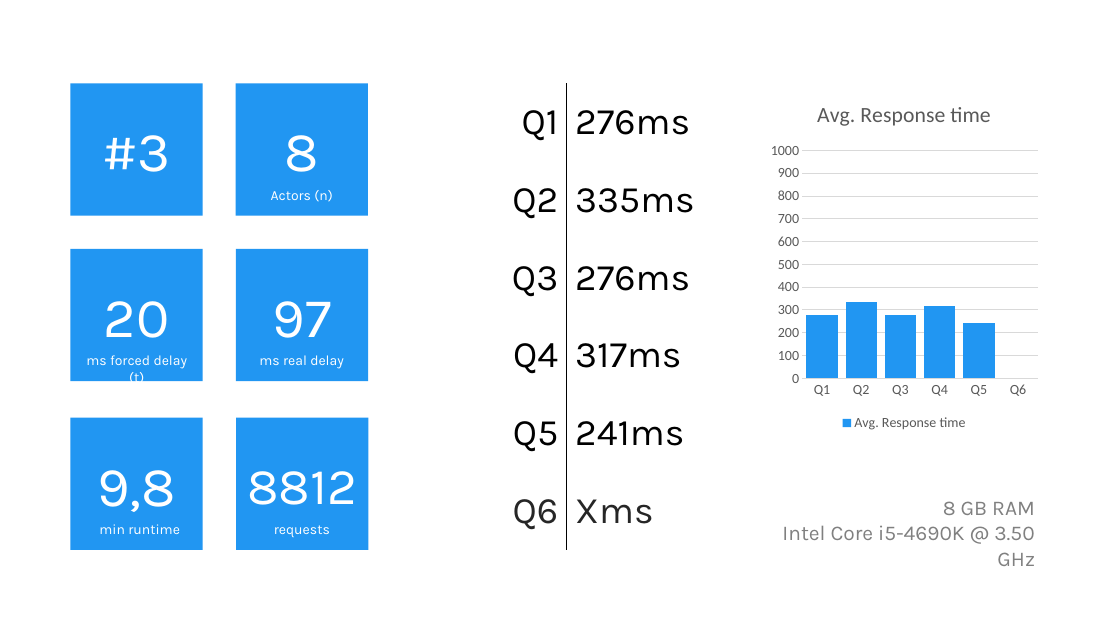
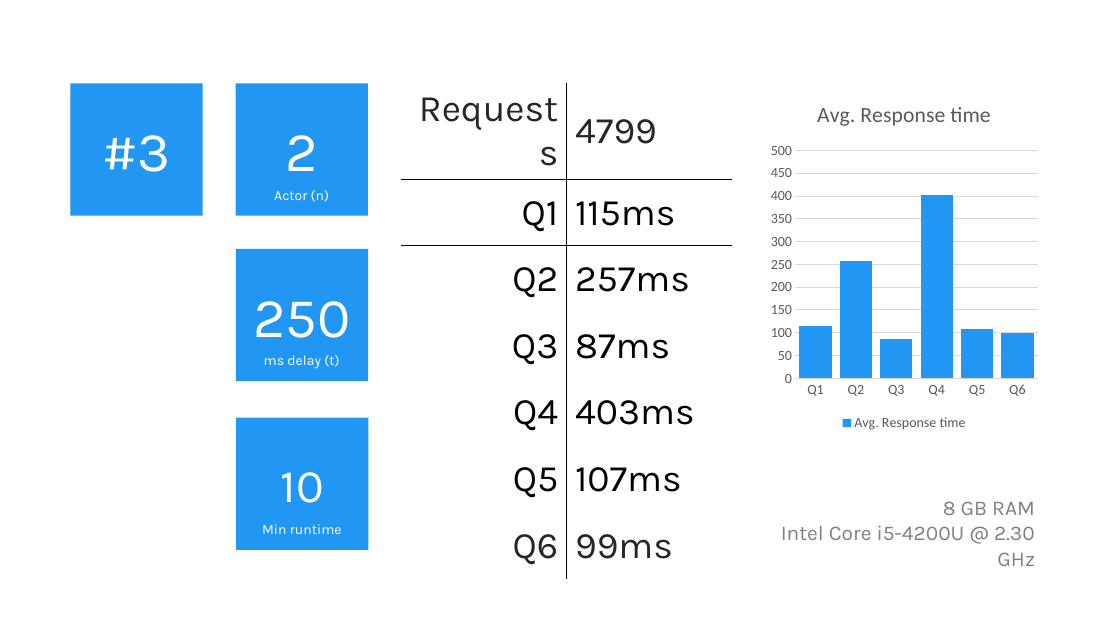
Before and after one commit to elordin/dbs, a slide deck: slide 3 of u07/Results.pptx. Drawn at 1120x630 pixels with LibreOffice and Linux fonts; fonts in the diff are those of the drawing. Boxes give left, top, right and bottom in pixels: in the first picture for what was removed or moved away, otherwise in the second. Text is boxed around its words. In the diff, an @@ line names an element or a change of style, - is before the commit and + after.

```diff
--- a/u07/Results.pptx
+++ b/u07/Results.pptx
@@ table at [402,83,733,569] @@
-row 1: Q1 | 276ms
-row 2: Q2 | 335ms
-row 3: Q3 | 276ms
-row 4: Q4 | 317ms
-row 5: Q5 | 241ms
-row 6: Q6 | Xms
+row 1: Requests | 4799
+row 2: Q1 | 115ms
+row 3: Q2 | 257ms
+row 4: Q3 | 87ms
+row 5: Q4 | 403ms
+row 6: Q5 | 107ms
+row 7: Q6 | 99ms
@@ column chart at [765,83,1044,434] @@
-Avg. Response time: 280, 340, 280, 320, 240, -
+Avg. Response time: 120, 260, 90, 400, 110, 100
@@ value axis changed @@
@@ text in rectangle at [285,135,317,171]: text changed @@
-8
+2
@@ text at [274,190,329,202]: text changed @@
-Actors (n)
+Actor (n)
@@ rectangle removed at [71,249,202,381] @@
-20
@@ text in rectangle at [253,301,350,338]: text changed @@
-97
+250
@@ text removed at [86,355,188,386] @@
-ms forced delay (t)
@@ text at [264,355,339,369]: text changed @@
-ms real delay
+ms delay (t)
@@ rectangle removed at [71,418,202,549] @@
-9,8
@@ text in rectangle at [281,472,324,503]: text changed; size 44 to 40 pt @@
-8812
+10
@@ text at [262,524,342,534]: text changed @@
-min runtime
+Min runtime
@@ text removed at [274,525,330,537] @@
-requests
@@ text at [781,525,1035,540]: text changed @@
-Intel Core i5-4690K @ 3.50 GHz
+Intel Core i5-4200U @ 2.30 GHz
```
Also in this commit, not shown: 3 other slides changed, 1 other file.
